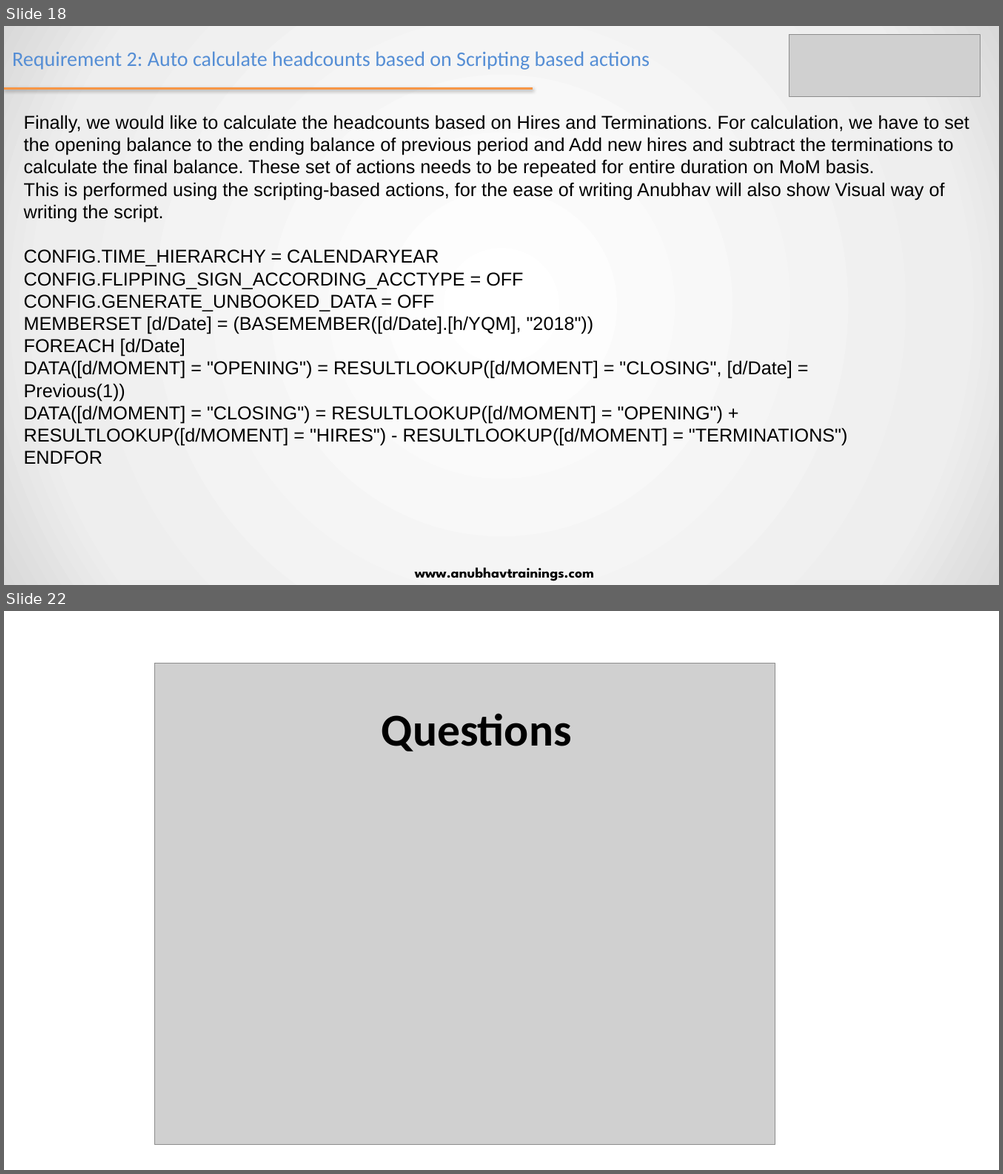
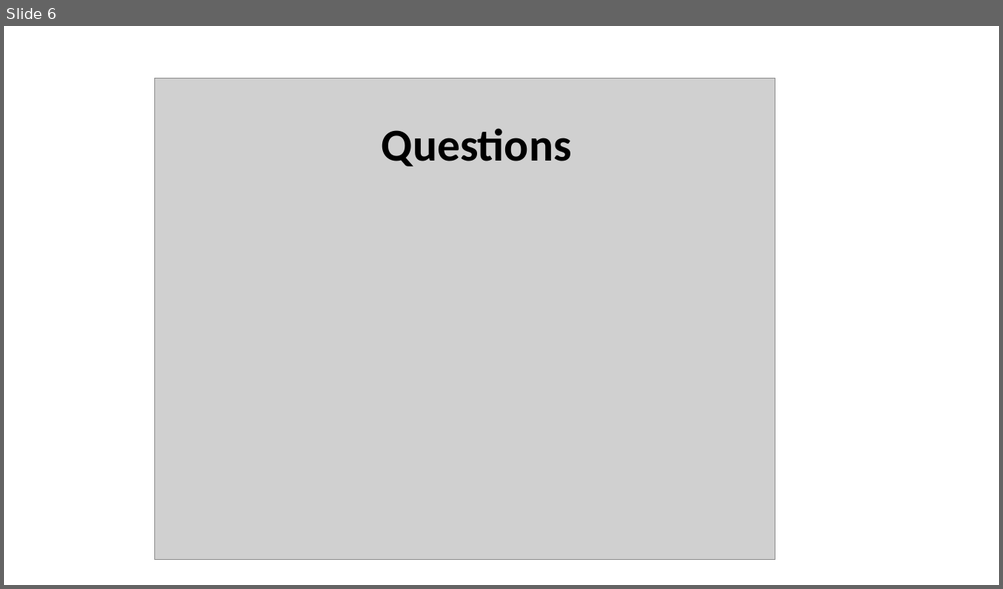
Before and after one commit to soyuztechnologies/SAC_merckgroup, a slide deck: day 8/SAC_Training Day 8.pptx. Shown one above the other, each under a label of ours: slides 18 and 22 before the commit, slide 6 after it; the slides between them are not shown. The pictures are 1003x1174 and 1003x589 pixels, drawn with LibreOffice and Linux fonts; fonts in the diff are those of the drawing; grey boxes stand for pictures. Boxes give left, top, right and bottom in pixels: in the first picture for what was removed or moved away, otherwise in the second. Text is boxed around its words. In the diff, an @@ line names an element or a change of style, - is before the commit and + after.

Commit message:
Auto-updater Bot Study material SAC_merckgroup

```diff
--- a/day 8/SAC_Training Day 8.pptx
+++ b/day 8/SAC_Training Day 8.pptx
@@ slide 18 removed at bbox=[4, 26, 999, 585], background gradient #FFFFFF to #EEEEEE to #D9D9D9 @@
@@ picture removed at bbox=[790, 35, 980, 97] @@
@@ title removed at bbox=[12, 51, 649, 70] @@
-Requirement 2: Auto calculate headcounts based on Scripting based actions
@@ line removed from (4, 89) to (533, 89) @@
@@ text removed at bbox=[24, 115, 969, 465] @@
-Finally, we would like to calculate the headcounts based on Hires and Terminations. For calculation, we have to set the opening balance to the ending balance of previous period and Add new hires and subtract the terminations to calculate the final balance. These set of actions needs to be repeated for entire duration on MoM basis.
-This is performed using the scripting-based actions, for the ease of writing Anubhav will also show Visual way of writing the script.
-CONFIG.TIME_HIERARCHY = CALENDARYEAR
-CONFIG.FLIPPING_SIGN_ACCORDING_ACCTYPE = OFF
-CONFIG.GENERATE_UNBOOKED_DATA = OFF
-MEMBERSET [d/Date] = (BASEMEMBER([d/Date].[h/YQM], "2018"))
-FOREACH [d/Date]
-DATA([d/MOMENT] = "OPENING") = RESULTLOOKUP([d/MOMENT] = "CLOSING", [d/Date] =
-Previous(1))
-DATA([d/MOMENT] = "CLOSING") = RESULTLOOKUP([d/MOMENT] = "OPENING") +
-RESULTLOOKUP([d/MOMENT] = "HIRES") - RESULTLOOKUP([d/MOMENT] = "TERMINATIONS")
-ENDFOR
@@ text removed at bbox=[415, 568, 594, 582] @@
-www.anubhavtrainings.com
@@ what was slide 22 is now slide 6 @@
```
Also in this commit, not shown: 3 slides changed, 15 other slides removed, 6 other files.
